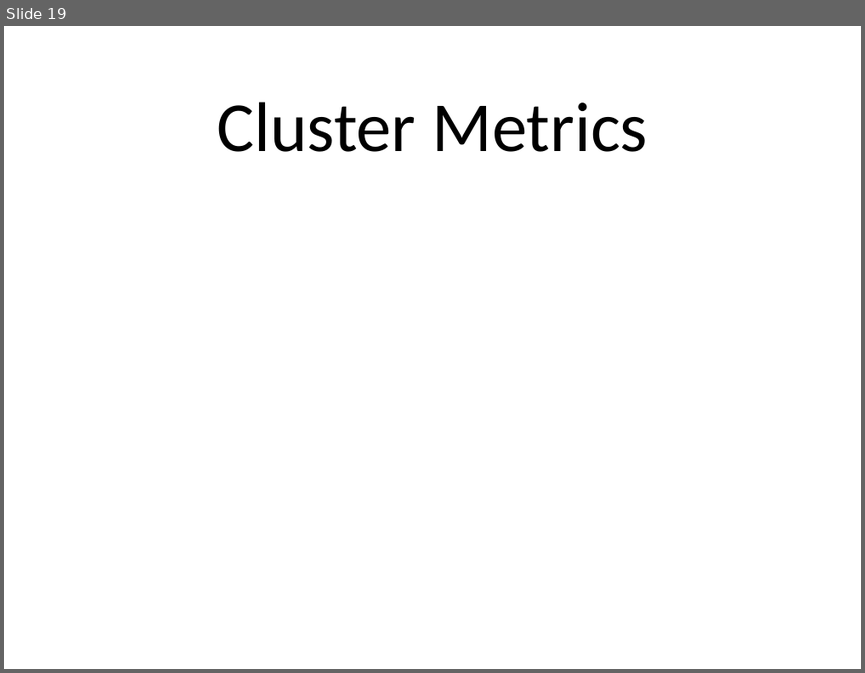
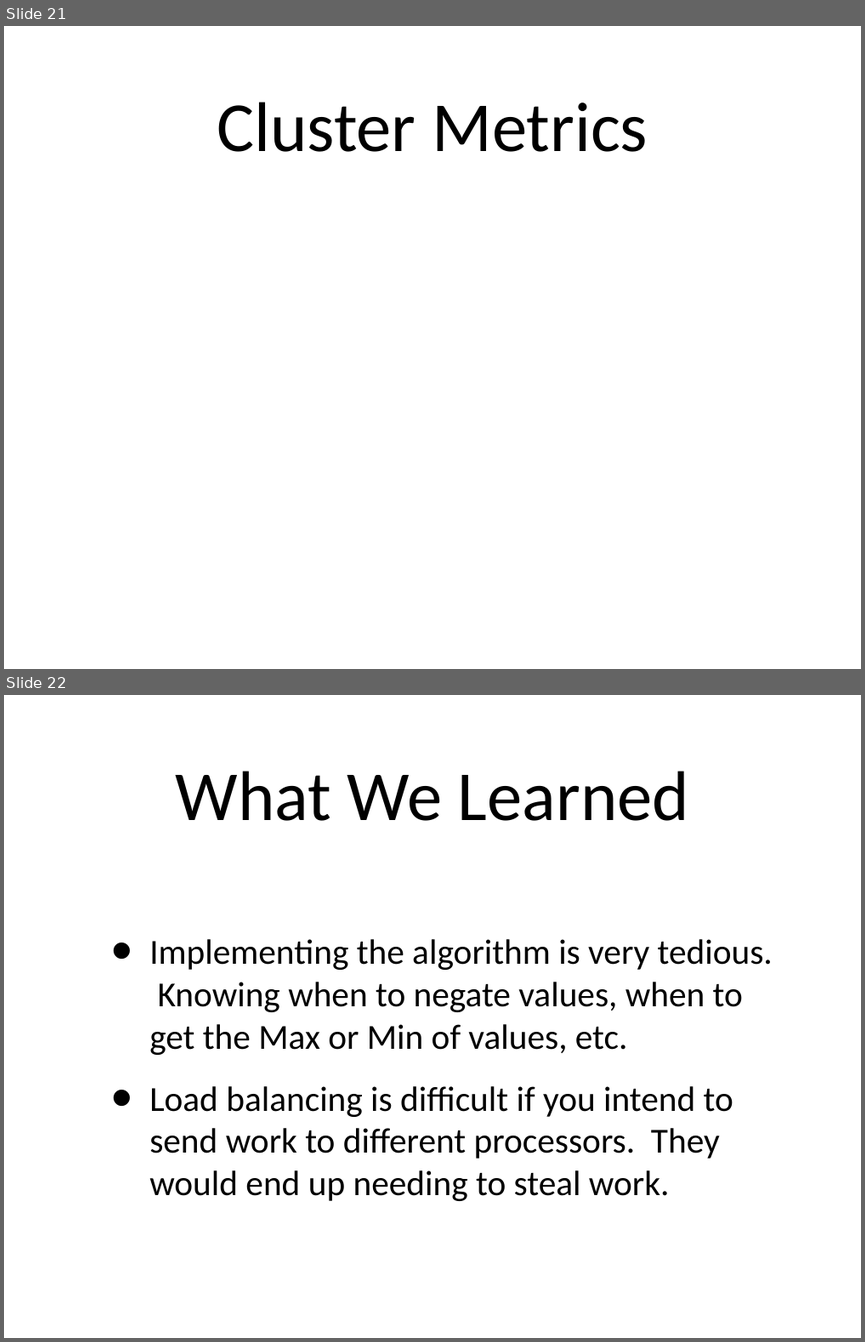
Before and after one commit to amod0017/rit-othello, a slide deck: Othello/other/Othello-Presentation-2.ppt. Shown one above the other, each under a label of ours: slide 19 before the commit, slides 21 and 22 after it. The pictures are 865x673 and 865x1342 pixels, drawn with LibreOffice and Linux fonts; fonts in the diff are those of the drawing. Boxes give left, top, right and bottom in pixels: in the first picture for what was removed or moved away, otherwise in the second. Text is boxed around its words. In the diff, an @@ line names an element or a change of style, - is before the commit and + after.

```diff
--- a/Othello/other/Othello-Presentation-2.ppt
+++ b/Othello/other/Othello-Presentation-2.ppt
@@ slide 22 added at [4,695,861,1338], background #FFFFFF @@
@@ title added at [176,771,689,821], 84 pt, text #000000 @@
+What We Learned
@@ text added at [149,939,772,1201], 42 pt, text #000000 @@
+• Implementing the algorithm is very tedious. Knowing when to negate values, when to get the Max or Min of values, etc.
+• Load balancing is difficult if you intend to send work to different processors. They would end up needing to steal work.
@@ what was slide 19 is now slide 21 @@
```
Also in this commit, not shown: 1 slide changed, 6 other slides added, 4 slides removed.
